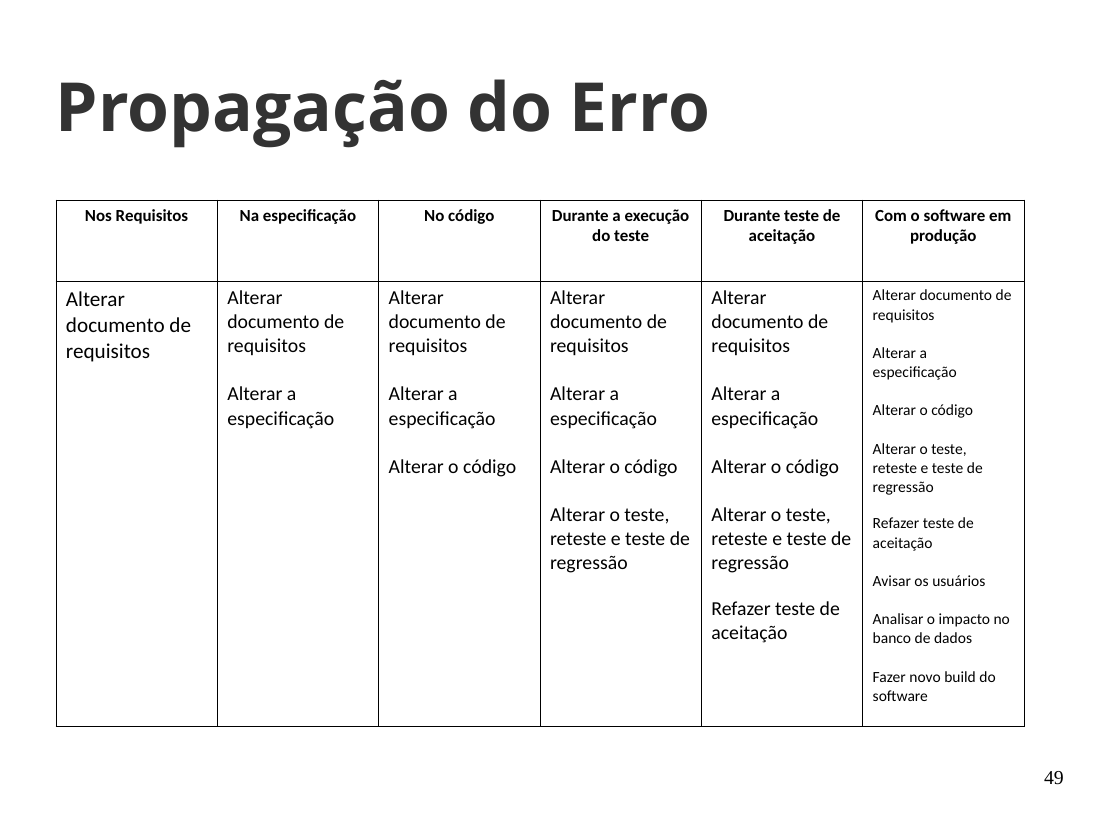
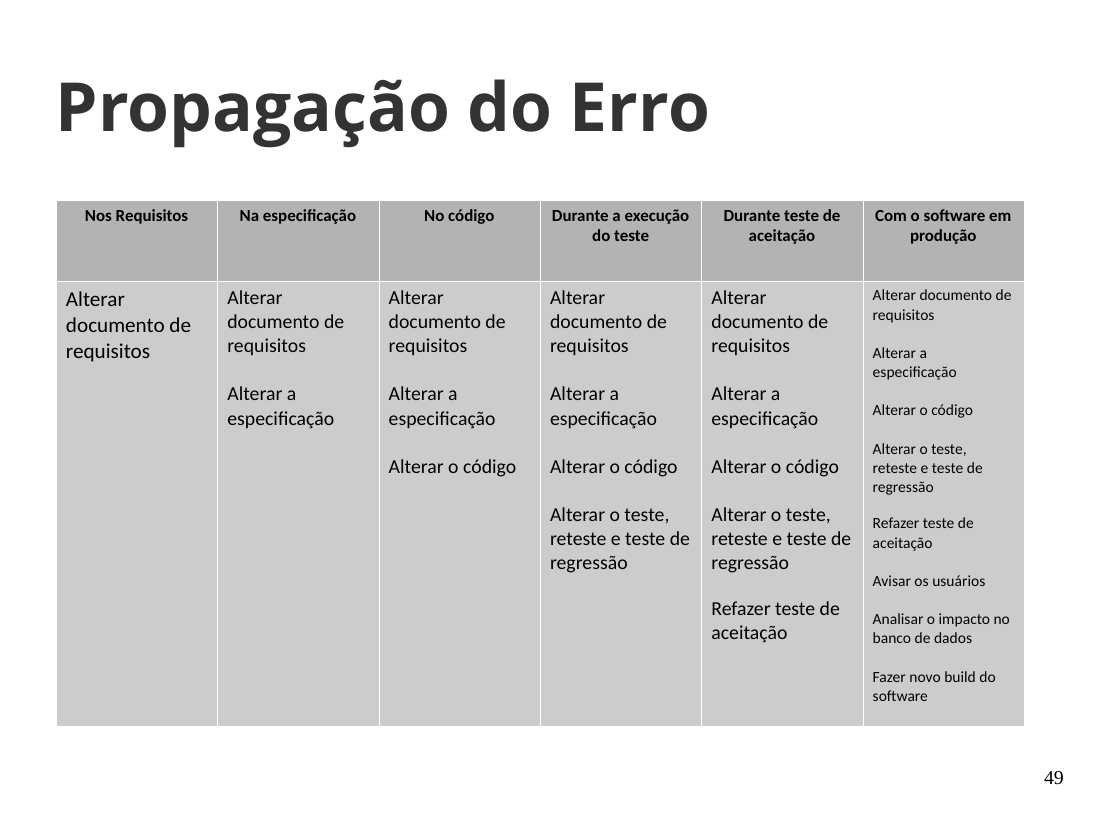
Before and after one commit to joaohelio/eng_de_software, a slide deck: slide 49 of Aulas/20170429/aula_2.odp. Drawn at 1120x840 pixels with LibreOffice and Linux fonts; fonts in the diff are those of the drawing; background and template pictures are left out. Boxes give left, top, right and bottom in pixels: in the first picture for what was removed or moved away, otherwise in the second. Text is boxed around its words. In the diff, an @@ line names an element or a change of style, - is before the commit and + after.

```diff
--- a/Aulas/20170429/aula_2.odp
+++ b/Aulas/20170429/aula_2.odp
@@ table at (56, 200, 1025, 727) @@
@@ fill none to #B3B3B3 in row 1 @@
@@ fill none to #CCCCCC in row 2 @@
@@ borders changed @@
```
Also in this commit, not shown: 5 other slides changed.
